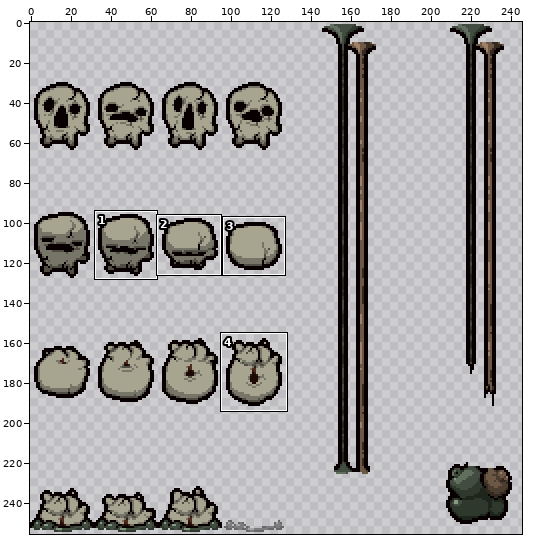
Two versions of one sprite sheet, resources/gfx/monsters/repentance/802.000_stillborn_corpse.png. The first picture is a wide view before the edit; the outline marks the close-up.
Close-up. As it was:
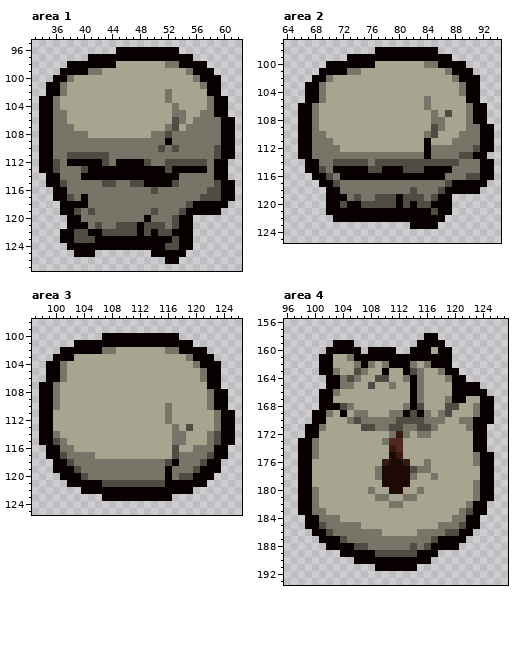
The file is 256x256 pixels. Colours within 5 levels of each other are drawn and written as one. Shown: area 1: x 33..62, y 95..127; area 2: x 64..94, y 97..125; area 3: x 97..126, y 98..125; area 4: x 96..127, y 156..193. The wide view leaves out empty margins. The commit also changed other parts of the picture, which this record leaves out.
Now the later version:
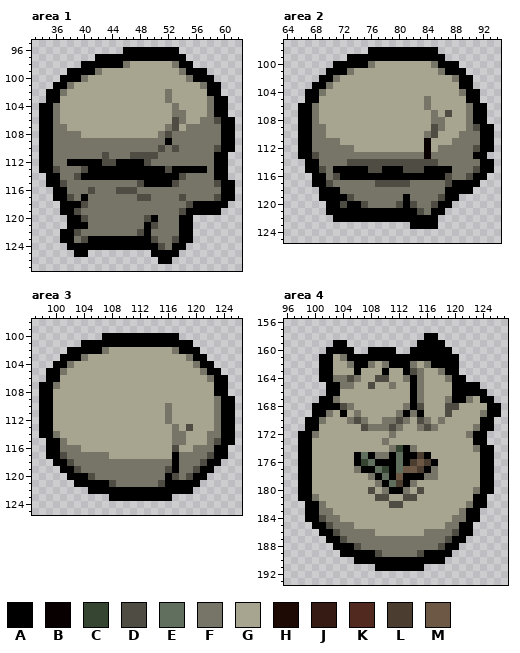
Palette (. is transparent): A #000000  B #080000  C #364432  D #4e4c43  E #61705e  F #777567  G #a7a490  H #1e0a05  J #351b14  K #51291f  L #4c3d31  M #6c5845
From old to new:
Area 1:
y 96: x 45..53 BBBBBBBBB -> .AAAAAAAA
y 97: x 41..55 BBBBBBBBBBBBBBB -> .AAAAAAAAAAAAA.
y 98: x 38..46 BBBBBBBGG -> ..AAAAAAF; x 52 F -> G; x 54..57 BBBB -> AA..
y 99: x 37..41 BBBBF -> .AAAA; x 54..58 GFBBB -> FAAA.
y 100: x 36..40 BBFGG -> .AAAF; x 55..59 GFBBB -> FAAA.
y 101: x 35..38 BBFG -> .AAF; x 58..59 BB -> AA
y 102: x 35..36 BB -> AA; x 58..59 BB -> AA
y 103: x 34..36 BBF -> .AA; x 59..60 BB -> AA
y 104: x 34..35 BB -> AA; x 59..60 BB -> AA
y 105: x 34..35 BB -> AA; x 37 F -> G; x 57 F -> G; x 59..60 BB -> AA
y 106: x 34..35 BB -> AA; x 37 F -> G; x 56 F -> G; x 59..61 FBB -> DAA
y 107: x 34..35 BB -> AA; x 38 F -> G; x 60..61 BB -> AA
y 108: x 34..35 BB -> AA; x 40 F -> G; x 50 F -> G; x 60..61 BB -> AA
y 109: x 34..35 BB -> AA; x 52 B -> A; x 60..61 BB -> AA
y 110: x 34..35 BB -> AA; x 60..61 BB -> AA
y 111: x 34..35 BB -> AA; x 38..42 DDDDD -> FFFFF; x 47..50 FFFF -> DDDD; x 59..61 DBB -> AA.
y 112: x 34..36 BBD -> AAF; x 38..42 BBBBB -> AAAAA; x 44..48 FBBBB -> DAAAA; x 52..57 DDDDDD -> FFFFFF; x 59..60 BB -> AA
y 113: x 34..35 BB -> AA; x 41..51 BBBBBBBBBBB -> AAAAAAAAAAA; x 53..57 BBBBB -> AAAAA; x 59..60 BB -> AA
y 114: x 35..36 BB -> AA; x 39..54 FBBBBBBBBBBBBBBF -> DAAAAAAAAAAAAAAD; x 59..60 BB -> AA
y 115: x 35..36 BB -> AA; x 43..44 DD -> FF; x 47 D -> F; x 49..52 BBBB -> AAAA; x 60..61 BB -> AA
y 116: x 36..37 BB -> AA; x 41 F -> D; x 45..47 FFF -> DDD; x 50 D -> F; x 58..61 DDBB -> FFAA
y 117: x 36..37 BB -> AA; x 40 B -> A; x 48..49 FF -> DD; x 54 F -> D; x 57..58 DD -> FF; x 60..61 BB -> AA
y 118: x 37..40 BBBB -> AAAD; x 56..60 BBBBB -> AAAAA
y 119: x 37..38 BB -> AA; x 41 D -> F; x 50 D -> F; x 55..59 BBBBB -> AAAAA
y 120: x 38..40 BBF -> AAD; x 49..50 BF -> DA; x 53..55 DBB -> FAA
y 121: x 38..40 BBB -> AAA; x 42 D -> F; x 45..49 DDDBD -> FFFFA; x 51 D -> F; x 53..55 DBB -> FAA
y 122: x 37..38 BB -> AA; x 40..55 DBBDDDDDBDBDDBBB -> FFFFFFFFDAFFFFAA
y 123: x 37..39 BBD -> AAF; x 41..52 DBBBBBBBBBBB -> AAAAAAAAADFF; x 54..55 BB -> AA
y 124: x 38..55 BBBBBBBBBBBBBBDDBB -> AAAAAAAAAAAAADFAA.
y 125: x 39..41 BBB -> AA.; x 50..54 BBBBB -> AAAA.
y 126: x 51..53 .BB -> AA.
Area 2:
y 98: x 76..85 .BBBBBBBBB -> AAAAAAAAAA
y 99: x 73..87 BBBBBBBBBBBBBBB -> AAAAAAAAAAAAAA.
y 100: x 70..76 BBBBBBB -> .AAAAAF; x 84 F -> G; x 86..89 BBBB -> AAA.
y 101: x 69..72 BBBB -> .AAA; x 74 F -> G; x 86..90 GFBBB -> FAAA.
y 102: x 68..71 BBFG -> .AAF; x 89..91 BBB -> AA.
y 103: x 67..70 BBFG -> .AAF; x 89..91 FBB -> AA.
y 104: x 67..68 BB -> AA; x 90..91 BB -> AA
y 105: x 67..69 BBF -> AAG; x 90..91 BB -> AA
y 106..108: x 66..67 BB -> AA; x 91..92 BB -> AA
y 109: x 66..67 BB -> AA; x 69 G -> F; x 91..93 FBB -> DAA
y 110: x 66..67 BB -> AA; x 92..93 BB -> AA
y 111: x 66..67 BB -> AA; x 71 G -> F; x 92..93 BB -> AA
y 112: x 66..67 BB -> AA; x 72..73 GG -> FF; x 85 F -> G; x 92..93 BB -> AA
y 113: x 66..68 BBF -> AAD; x 89..92 DDBB -> FFAA
y 114: x 67..68 BB -> AA; x 71..72 DD -> FF; x 76 F -> D; x 86..88 DDD -> FFF; x 92..93 BB -> AA
y 115: x 67..68 BB -> AA; x 71..75 BBBBB -> AAAAA; x 78..80 BBB -> AAA; x 84..87 BBBB -> AAAA; x 91..93 FBB -> DAA
y 116: x 68..87 BBDFBBBBBBBBBBBBBBBF -> AAFDAAAAAAAAAAAAAAAD; x 91..93 DBB -> AA.
y 117: x 68..71 .BBD -> AADF; x 77..81 FFFFF -> DDDDD; x 88..92 BBBBB -> AAAA.
y 118: x 69..71 .BB -> AAA; x 82 D -> F; x 86..91 DBBBBB -> FAAAA.
y 119: x 69..74 .BBBFD -> AAAADF; x 77..83 DDDBDDD -> FFFFAFF; x 85..88 DBB. -> FDAA
y 120: x 70..71 BB -> AA; x 73..74 BB -> AA; x 76..87 DDDDBDBDDBBB -> FFFFDADFFDAA
y 121: x 70..87 BBBBBBBBBBBBBBBDBB -> AAAAAAAAAAAAADFAA.
y 122: x 71..86 BBBBBBBBBBBBBBBB -> AAAAAAAAAAAAAAA.
y 123: x 82..85 BBBB -> AAAA
Area 3:
y 100: x 107..117 BBBBBBBBBBB -> AAAAAAAAAAA
y 101: x 103..119 BBBBBBBBBBBBBBBBB -> .AAAAAAAAAAAAAAAA
y 102: x 101..106 BBBBBB -> .AAAAA; x 108 F -> G; x 116 F -> G; x 118..121 BBBB -> AAA.
y 103: x 100..104 BBBGG -> .AAAF; x 120..122 BBB -> AA.
y 104: x 99..102 BBFG -> .AAF; x 121..123 BBB -> AA.
y 105: x 99..100 BB -> AA; x 122..123 BB -> AA
y 106: x 99..101 BBF -> AAG; x 121..124 FBB. -> GFAA
y 107: x 98..99 BB -> AA; x 122..124 BB. -> GAA
y 108: x 98..100 BBF -> AAG; x 122..124 FBB -> GAA
y 109..110: x 98..100 BBF -> AAG; x 122..125 FBB. -> GFAA
y 111..113: x 98..99 BB -> AA; x 124..125 BB -> AA
y 114: x 98..99 BB -> AA; x 123..125 DBB -> FAA
y 115: x 98..100 BBD -> .AA; x 124..125 BB -> AA
y 116: x 99..100 BB -> AA; x 103 G -> F; x 123..124 BB -> AA
y 117: x 99..100 BB -> AA; x 106..107 GG -> FF; x 117 D -> A; x 123..124 BB -> AA
y 118: x 100..101 BB -> AA; x 116..117 DB -> FA; x 122..123 BB -> AA
y 119: x 100..102 BBB -> .AA; x 116..117 BF -> DA; x 121..123 BBB -> AA.
y 120: x 101..105 BBBDF -> .AAAD; x 116..118 BFD -> ADF; x 120..122 BBB -> AA.
y 121: x 102..107 BBBBBD -> .AAAAA; x 109..114 DDDDDD -> FFFFFF; x 116..121 BBBBBB -> AAAAA.
y 122: x 104..119 BBBBBBBBBBBBBBBB -> .AAAAAAAAAAAAAAA
y 123: x 107..116 BBBBBBBBBB -> .AAAAAAAAA
Area 4:
y 158: x 116..117 BB -> AA
y 159: x 103..105 BBB -> AA.; x 115..118 BBBB -> AAAA
y 160: x 102..106 BBBBB -> AAAA.; x 108..111 BBBB -> AAAA; x 114..119 BBBGBB -> AAAAAA
y 161: x 101..102 BB -> AA; x 104..120 GFBBBBBBBBBBBBBB. -> FAAAAAAAAAAAAAAAA
y 162: x 101..102 BB -> AA; x 105..107 GFB -> FAA; x 111..113 BBB -> AAA; x 117..120 BBB. -> AAAA
y 163: x 101..103 BBF -> AAG; x 106..107 DF -> AG; x 110 B -> A; x 113 B -> A; x 119..120 BB -> AA
y 164: x 101..103 .BB -> AAF; x 114 B -> A; x 120..121 BB -> AA
y 165: x 102..103 BB -> AA; x 114 B -> A; x 120..123 BBBB -> AAAA
y 166: x 101..103 BBF -> .AA; x 114 B -> A; x 120..124 BBBBB -> AAAAA
y 167: x 101..103 BBG -> AAF; x 114 B -> A; x 120..122 BBG -> AAF; x 124..125 BB -> AA
y 168: x 100..103 .BBB -> AAAA; x 114 B -> A; x 123..126 FBB. -> GGAA
y 169: x 100..101 BB -> AA; x 104 B -> A; x 107 F -> G; x 111 F -> G; x 113..116 BDBF -> AFAG; x 118 F -> G; x 123..126 FBB. -> GFAA
y 170: x 99..101 .BB -> AAF; x 108..109 FF -> GG; x 113..114 DD -> FG; x 117 F -> G; x 121..125 FFBBB -> GGGAA
y 171: x 99..101 BBF -> AAG; x 108 D -> F; x 112..115 DFFD -> FGGF; x 122..125 FBB. -> GFAA
y 172: x 98..100 .BB -> AAF; x 112..113 JF -> GG; x 115..116 FF -> GG; x 122..124 GBB -> FAA
y 173: x 98..100 BBF -> AAG; x 111..112 KK -> GG; x 123..124 BB -> AA
y 174: x 98..100 BBF -> AAG; x 111..114 JKGG -> FCAF; x 123..125 BB. -> FAA
y 175: x 98..100 BBF -> AAG; x 106..116 GGGGGHJGGGG -> AEAFFAEAALA; x 123..125 FBB -> GAA
y 176: x 98..99 BB -> AA; x 106..117 GGGGJHHJGGFG -> ACEAAAEALMLA; x 123..125 FBB -> GAA
y 177: x 98..99 BB -> AA; x 106..117 GGGFHHHHDFFG -> FAAECAEMMLAF; x 124..125 BB -> AA
y 178: x 98..99 BB -> AA; x 108..116 GFHHHHFGG -> FAEAMAAAF; x 124..125 BB -> AA
y 179: x 98..99 BB -> AA; x 109..114 GHHHHG -> FAELAF; x 123..125 FBB -> GAA
y 180: x 98..100 BBF -> AAG; x 108 F -> D; x 110..113 GHHG -> FAAF; x 115 F -> D; x 124..125 BB -> AA
y 181: x 98..99 BB -> AA; x 109..110 FF -> DD; x 113..114 FF -> DD; x 123..125 FBB -> AA.
y 182: x 98..101 BBFG -> .AAF; x 111..112 FF -> DD; x 123..124 BB -> AA
y 183: x 98..100 BBF -> .AA; x 102 G -> F; x 122..124 DBB -> AA.
y 184: x 99..101 BBF -> AAD; x 122..123 BB -> AA
y 185: x 99..102 BBDF -> .AAD; x 106 F -> G; x 118 F -> G; x 121..123 DBB -> AA.
y 186: x 100..103 BBDF -> .AAD; x 109 F -> G; x 115 F -> G; x 119 D -> F; x 121..122 BB -> AA
y 187: x 101..103 BBB -> .AA; x 117..121 DBBBB -> FFDAA
y 188: x 102..105 BBBB -> .AAA; x 107 D -> F; x 114 D -> F; x 116..120 DBBBB -> FFDAA
y 189: x 104..108 BBBBB -> AAAAA; x 110..119 DDDDDBBB.. -> FFFFFDAAAA
y 190: x 106..118 BBBBBBBBBBB.. -> AAAAAAAAAAAAA
y 191: x 109..115 BBBBBB. -> AAAAAAA
Changed places in both close-ups, as pixel boxes (x1, y1, x2, y2):
changed: (39, 47, 235, 264)
changed: (298, 47, 494, 229)
changed: (39, 333, 235, 501)
changed: (298, 333, 501, 571)
